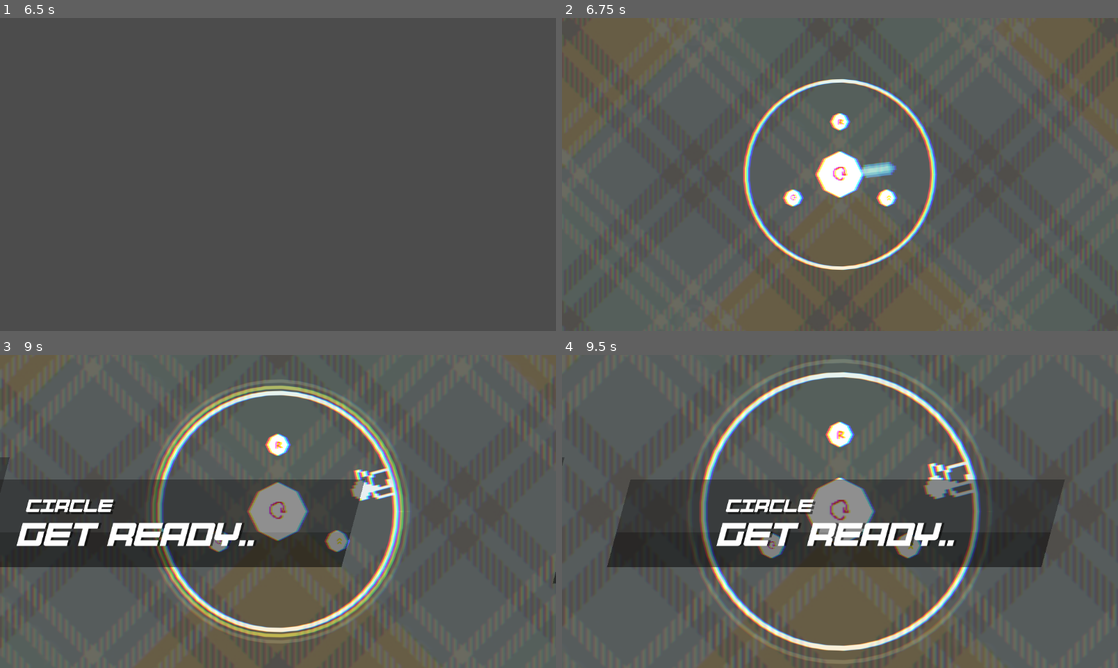
Above: before the commit, frames 1-4 (two rows, left to right).
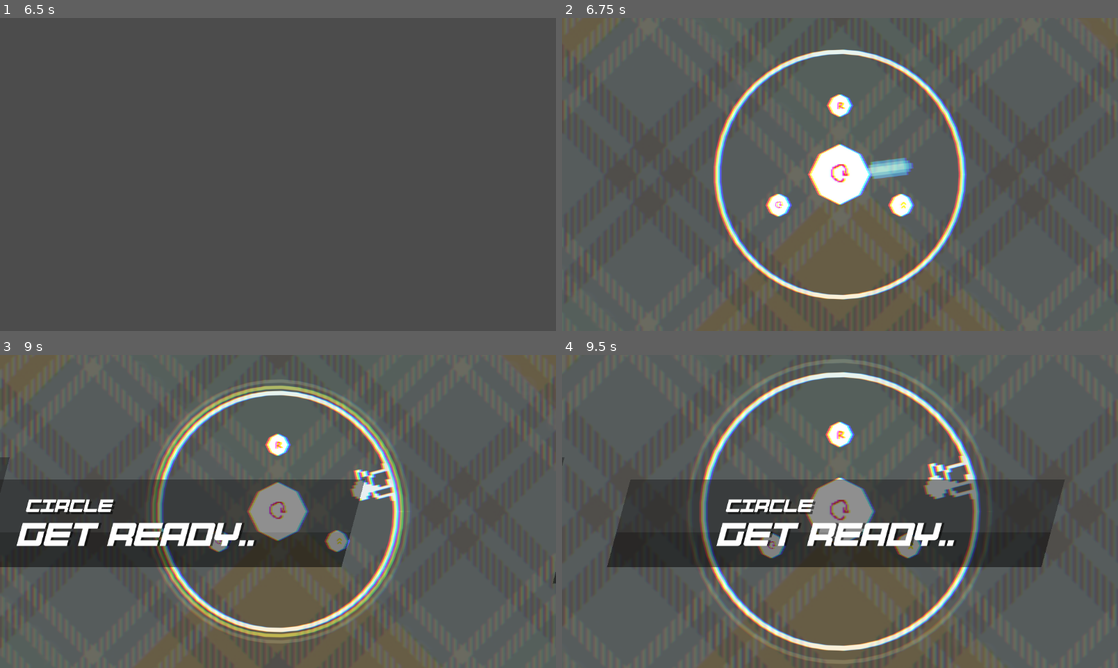
Above: after the commit, the same moments.

Repository: jokw1228/Slay_The_Circle
Game: Godot game, scene res://scenes/rooms/RoomLogo/RoomLogo.tscn
Same seed, same stepped clock (60 frames per second), same inputs: the game is played once before the commit and once after it. Sound files missing from this copy of the repository are replaced by a short silence.
Inputs (mouse positions are in pixels of both pictures, inside the frame that each line leads up to):
- Up to frame 1 (6.5 s): tap Enter at 0.5, 5.75 s; move the mouse to (400, 158) at 0.52 s; click (400, 158) at 0.67 s; move the mouse to (166, 190) at 1.27 s; click (166, 190) at 1.42 s; tap Space at 2 s; move the mouse to (333, 105) at 2.02 s; click (333, 105) at 2.17 s; move the mouse to (250, 237) at 2.77 s; click (250, 237) at 2.92 s; move the mouse to (444, 221) at 3.52 s; click (444, 221) at 3.67 s; move the mouse to (111, 127) at 4.27 s; click (111, 127) at 4.42 s; move the mouse to (305, 174) at 5.02 s; click (305, 174) at 5.17 s; move the mouse to (194, 96) at 5.77 s; click (194, 96) at 5.92 s
- Up to frame 2 (6.75 s): move the mouse to (962, 158) at 6.52 s; click (962, 158) at 6.67 s
- Up to frame 3 (9 s): move the mouse to (166, 527) at 7.27 s; click (166, 527) at 7.42 s; move the mouse to (333, 442) at 8.02 s; click (333, 442) at 8.17 s; click (461, 627) at 8.75 s
- Up to frame 4 (9.5 s): no input

Frame 1 is identical in both runs. In frame 2, 11% of the frame differs, in the area x 0-100%, y 0-100%; in frame 3, less than 0.1%; in frame 4, less than 0.1%.

Commit message:
중간 발표 APK 빌드

Diff:
--- a/scenes/player/Player.tscn
+++ b/scenes/player/Player.tscn
@@ -1,14 +1,19 @@
-[gd_scene load_steps=15 format=3 uid="uid://bhe55ocau21ot"]
+[gd_scene load_steps=17 format=3 uid="uid://bhe55ocau21ot"]
 
 [ext_resource type="Script" path="res://scenes/player/Player.gd" id="1_udqk7"]
 [ext_resource type="Script" path="res://scenes/player/PlayerRayCast2D.gd" id="2_wxquw"]
 [ext_resource type="Texture2D" uid="uid://egc6jevcnj0y" path="res://images/player/sprite_player_laser.png" id="3_aiabp"]
 [ext_resource type="Texture2D" uid="uid://mxfswu8da8vp" path="res://images/player/sprite_player_landed.png" id="3_lb85w"]
+[ext_resource type="Texture2D" uid="uid://ddgqq6mhln8ln" path="res://images/player/sprite_player_idle.png" id="3_x1rop"]
 [ext_resource type="Texture2D" uid="uid://bw7um6ucam7sq" path="res://images/player/sprite_player_laser_landing.png" id="4_6nvrd"]
 [ext_resource type="Script" path="res://scenes/player/PlayerSprite2D.gd" id="5_h2rh2"]
 
 [sub_resource type="CircleShape2D" id="CircleShape2D_wtb3g"]
 radius = 16.0
+
+[sub_resource type="AtlasTexture" id="AtlasTexture_s28jl"]
+atlas = ExtResource("3_x1rop")
+region = Rect2(0, 0, 96, 96)
 
 [sub_resource type="AtlasTexture" id="AtlasTexture_2acsy"]
 atlas = ExtResource("3_lb85w")
@@ -36,6 +41,14 @@
 
 [sub_resource type="SpriteFrames" id="SpriteFrames_spu1u"]
 animations = [{
+"frames": [{
+"duration": 1.0,
+"texture": SubResource("AtlasTexture_s28jl")
+}],
+"loop": true,
+"name": &"idle",
+"speed": 5.0
+}, {
 "frames": [{
 "duration": 1.0,
 "texture": SubResource("AtlasTexture_2acsy")
@@ -84,7 +97,7 @@
 
 [node name="PlayerSprite2D" type="AnimatedSprite2D" parent="." node_paths=PackedStringArray("Player_node", "PlayerRayCast2D")]
 sprite_frames = SubResource("SpriteFrames_spu1u")
-animation = &"landed"
+animation = &"idle"
 speed_scale = 16.0
 script = ExtResource("5_h2rh2")
 Player_node = NodePath("..")
--- a/scenes/rooms/RoomMenu/RoomMenu.gd
+++ b/scenes/rooms/RoomMenu/RoomMenu.gd
@@ -37,6 +37,7 @@
 	MusicManager.play("bgm_PF","test_fast",0,1)
 
 	var tween_camera_zoom_out: Tween = get_tween()
+	tween_camera_zoom_out.set_ease(Tween.EASE_IN)
 	tween_camera_zoom_out.tween_property(playing_field.PlayingFieldCamera_node, "zoom", Vector2(0.75, 0.75), 0.5)
 
 func start_stage(): # A signal is connected by the select button.
Binary file changed: best_record.dat
Binary file added: images/player/sprite_player_idle.png
Not shown, added: images/player/sprite_player_idle.png.import
Binary file changed: images/player/sprite_player_landed.png
Not shown, changed: Builds/Slay The Circle.apk
Not shown, changed: Builds/Slay The Circle.apk.idsig
